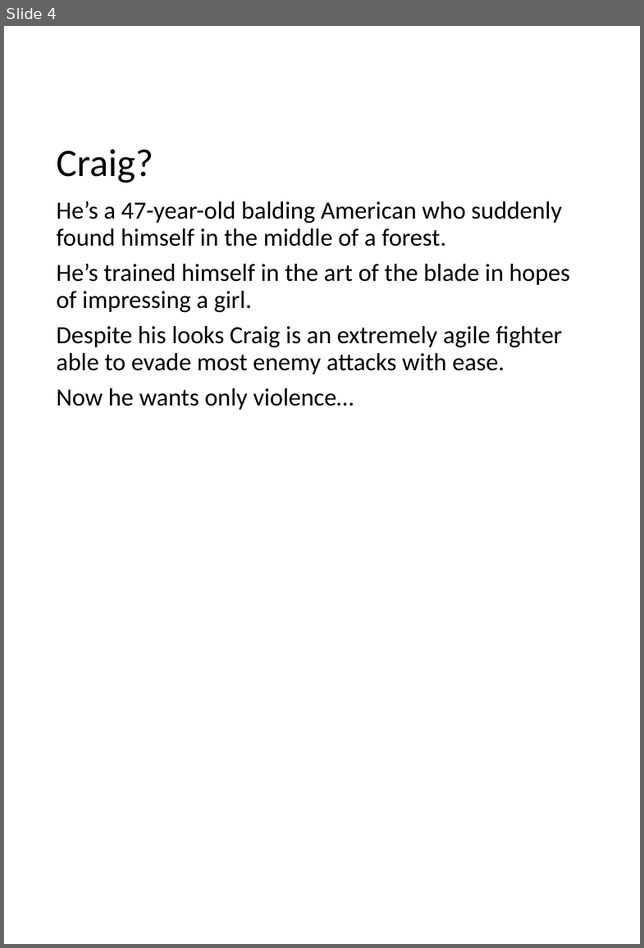
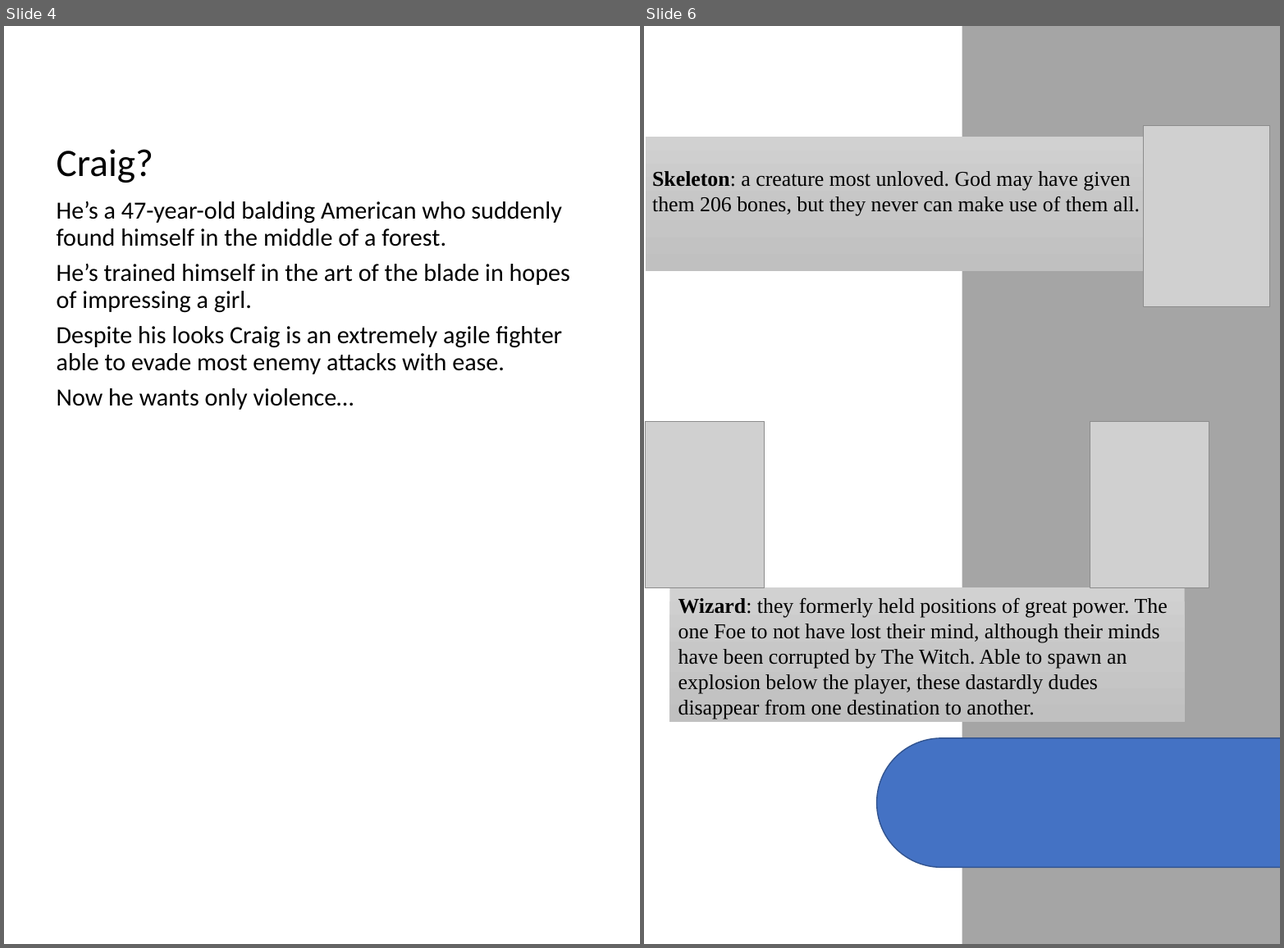
Before and after one commit to ponyfan88/Craigs-Adventure, a slide deck: Manual assets/maNUAL.pptx. Shown side by side, each under a label of ours: slide 4 before the commit, slides 4 and 6 after it; the slides between them are not shown. The pictures are 644x948 and 1284x948 pixels, drawn with LibreOffice and Linux fonts; fonts in the diff are those of the drawing; grey boxes stand for pictures. Boxes give left, top, right and bottom in pixels: in the first picture for what was removed or moved away, otherwise in the second. Text is boxed around its words. In the diff, an @@ line names an element or a change of style, - is before the commit and + after.

```diff
--- a/Manual assets/maNUAL.pptx
+++ b/Manual assets/maNUAL.pptx
@@ slide 6 added at [644,26,1280,944], background #FFFFFF @@
@@ rectangle added at [962,26,1280,944], fill #A5A5A5 @@
@@ rectangle added at [646,137,1143,271], fill gradient #D2D2D2 to #C8C8C8 to #C0C0C0 @@
@@ picture added at [1143,126,1270,307] @@
@@ text added at [652,171,1139,216], 18 pt, text #000000 @@
+Skeleton: a creature most unloved. God may have given them 206 bones, but they never can make use of them all.
@@ picture added at [646,421,765,588] @@
@@ picture added at [1090,421,1208,588] @@
@@ rectangle added at [669,588,1184,721], fill gradient #D2D2D2 to #C8C8C8 to #C0C0C0 @@
@@ text added at [678,598,1167,720], 18 pt, text #000000 @@
+Wizard: they formerly held positions of great power. The one Foe to not have lost their mind, although their minds have been corrupted by The Witch. Able to spawn an explosion below the player, these dastardly dudes disappear from one destination to another.
@@ rounded rectangle added at [876,738,1280,866], fill #4472C4, outline #325491 1 pt @@
```
Also in this commit, not shown: 3 slides changed, 1 slide removed.
